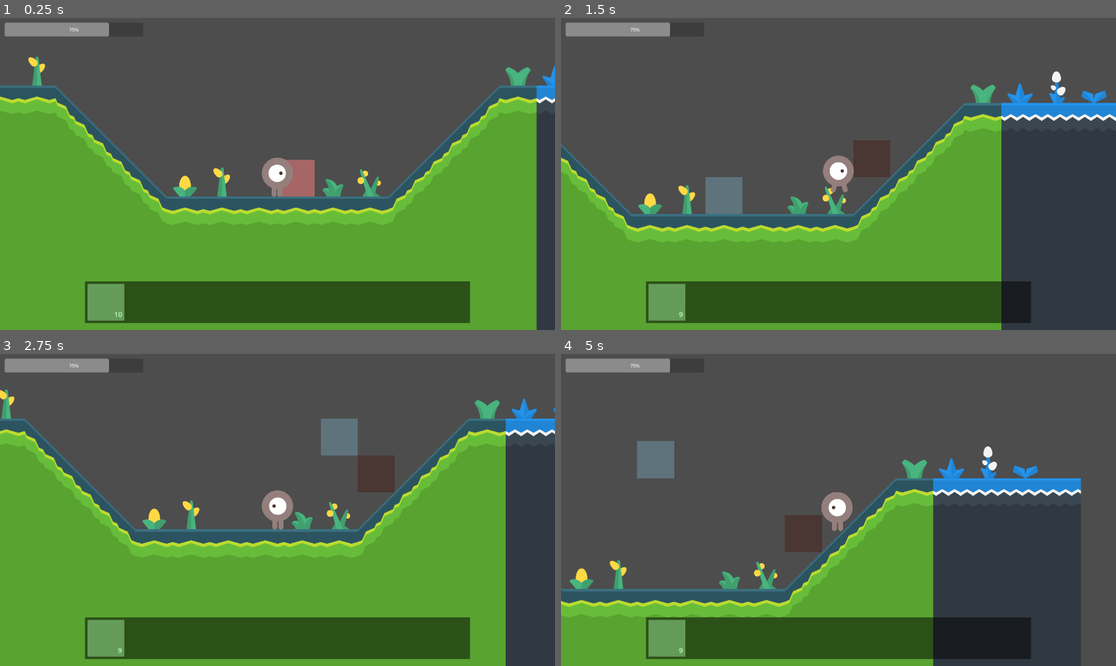
Above: before the commit, frames 1-4 (two rows, left to right).
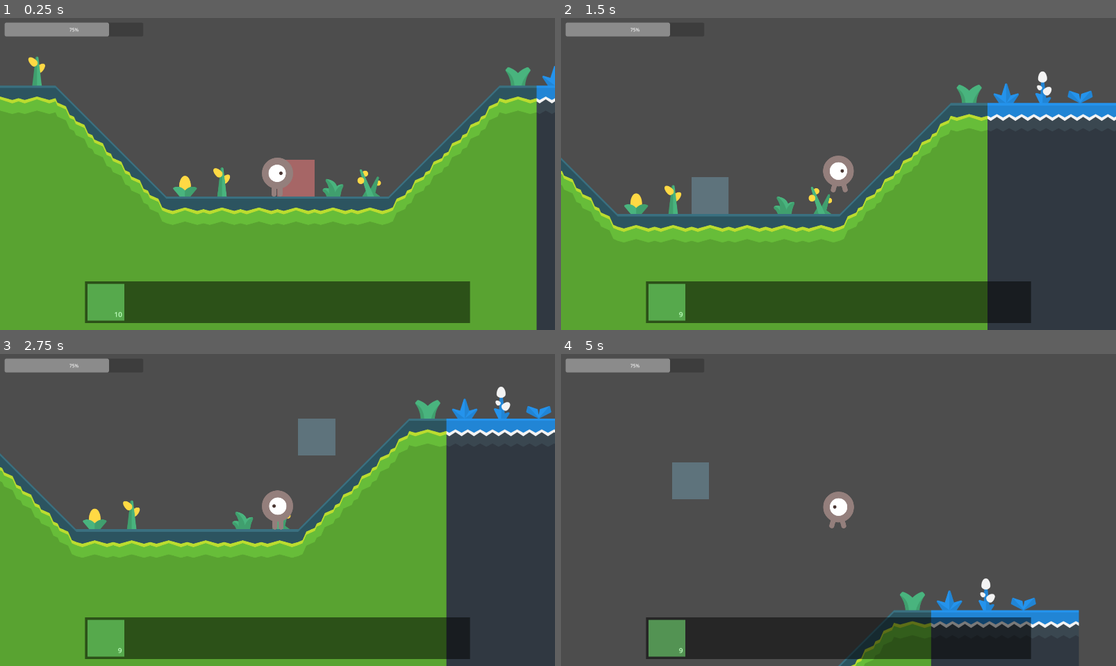
Above: after the commit, the same moments.

Repository: ichi-pg/godot-craft
Game: Godot game, scene res://main/main.tscn
The game is run twice, just before and just after one commit, with the same random seed, the same clock (stepped at 60 frames per second) and the same inputs. The engine's default icon, where the game draws it, is replaced by a stand-in: a white triangle on a blue panel in a dark square.
Inputs (mouse positions are in pixels of both pictures, inside the frame that each line leads up to):
- Up to frame 1 (0.25 s): no input
- Up to frame 2 (1.5 s): tap Enter at 0.5 s; move the mouse to (960, 158) at 0.52 s; press the mouse at (960, 158) at 0.53 s; hold D (move_right) from 0.53 s (still down); tap Space (battle_jump) at 0.77 s; move the mouse to (727, 189) at 1.27 s; release the mouse at (727, 189) at 1.28 s; tap Shift (battle_dodge) at 1.35 s
- Up to frame 3 (2.75 s): tap Space (battle_jump) at 1.52 s; move the mouse to (333, 441) at 2.02 s; release D (move_right) at 2.03 s; hold A (move_left) from 2.03 s (still down); right-click (333, 441) at 2.1 s
- Up to frame 4 (5 s): move the mouse to (810, 572) at 2.77 s; release A (move_left) at 2.78 s; hold D (move_right) 2.78-4.28 s; tap Q (battle_heal) at 2.85 s; tap Space (battle_jump) at 3.02, 3.77, 4.52 s; move the mouse to (1005, 556) at 3.52 s; hold Mouse wheel down (hotbar_down) 3.53-4.28 s; move the mouse to (672, 463) at 4.27 s; hold A (move_left) from 4.28 s (still down); tap Mouse wheel up (hotbar_up) at 4.35 s

The runs differ from the first frame. In frame 2, 10% of the frame differs, in the area x 0-100%, y 17-100%; in frame 3, 23%; in frame 4, 36%, in the area x 0-94%, y 27-100%.

Commit message:
Make index const

Diff:
--- a/main/common.gd
+++ b/main/common.gd
@@ -6,13 +6,14 @@
 }
 
 const Item = preload("res://item/item.tscn")
-const INDEX_BASE = 1000000000
+const HALF_OF_INDEX = QUARTER_OF_INDEX * QUARTER_OF_INDEX
+const QUARTER_OF_INDEX = 10000
 
 var level_texture: AtlasTexture = AtlasTexture.new()
 var level_atlas = {}
 
 func get_level_atlas(item_id, padding) -> AtlasTexture:
-	var index = item_id + padding * INDEX_BASE
+	var index = item_id + padding * HALF_OF_INDEX
 	if level_atlas.has(index):
 		return level_atlas[index]
 	var atlas = Common.level_texture.duplicate() as AtlasTexture
@@ -27,12 +28,12 @@
 
 func get_tile_id(coord: Vector2i) -> int:
 	# HACK cache
-	return coord.x + coord.y * 100 + 101
+	return coord.x + coord.y * QUARTER_OF_INDEX + QUARTER_OF_INDEX + 1
 
 
 func get_tile_coord(tile_id: int) -> Vector2i:
 	# HACK cache
-	return Vector2i(tile_id % 100 - 1, int(tile_id / 100) - 1)
+	return Vector2i(tile_id % QUARTER_OF_INDEX - 1, int(tile_id / QUARTER_OF_INDEX) - 1)
 
 
 func find_item(container: Container, category, item_id) -> Item:
--- a/main/world.gd
+++ b/main/world.gd
@@ -19,6 +19,7 @@
 	var distance = direction * Vector2.LEFT * 384
 	add_drop(category, item_id, amount, player.global_position + distance)
 	# TODO get player size
+	# TODO while walking
 
 
 func _on_level_erased(tile_id, pos):
